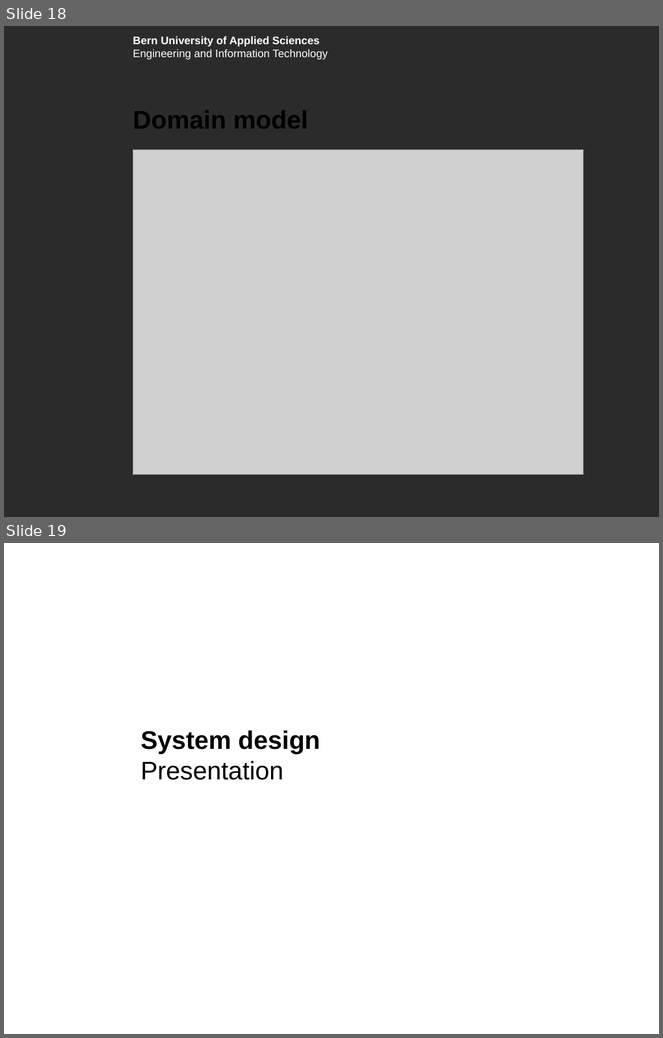
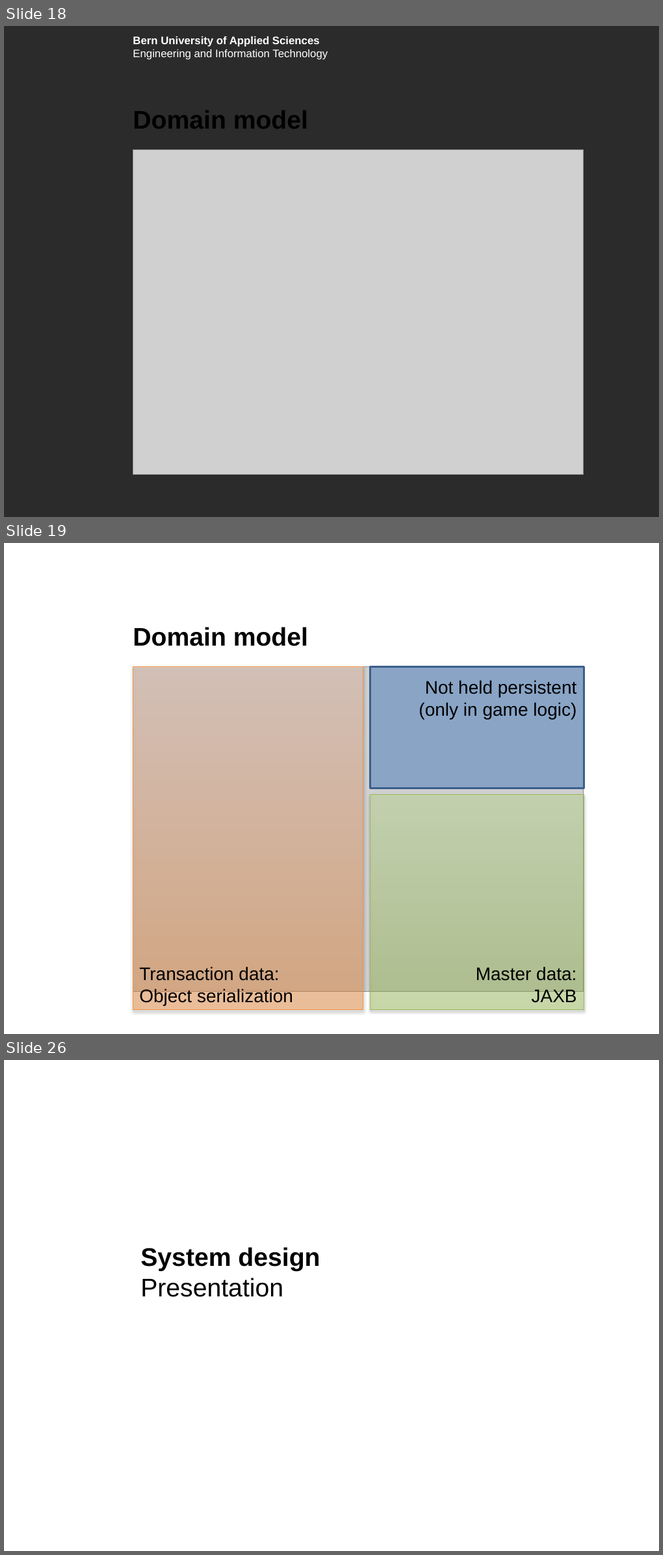
Before and after one commit to boskoop/comet-pinball, a slide deck: doc/presentation/presentation.pptx. Shown one above the other, each under a label of ours: slides 18 and 19 before the commit, slides 18, 19 and 26 after it; the slides between them are not shown. The pictures are 663x1038 and 663x1555 pixels, drawn with LibreOffice and Linux fonts; fonts in the diff are those of the drawing; grey boxes stand for pictures; background and template pictures are left out; a plain dark background stands for a picture behind light text. Boxes give left, top, right and bottom in pixels: in the first picture for what was removed or moved away, otherwise in the second. Text is boxed around its words. In the diff, an @@ line names an element or a change of style, - is before the commit and + after.

```diff
--- a/doc/presentation/presentation.pptx
+++ b/doc/presentation/presentation.pptx
@@ slide 19 added at (4, 543, 659, 1034), background picture (left out); not listed: 1 template element that a slide beside it also shows @@
@@ title added at (133, 627, 308, 646), 28 pt, text #000000, bold @@
+Domain model
@@ picture added at (133, 667, 584, 992) @@
@@ rectangle added at (133, 667, 363, 1010), fill gradient #FF953E to #FFD2BD, outline #F69240 0.75 pt @@
@@ rectangle added at (370, 667, 584, 789), fill #4F81BD at 55% opacity, outline #3A5F8C 2 pt @@
@@ text added at (419, 680, 577, 719), 20 pt, text #000000 @@
+Not held persistent
+(only in game logic)
@@ rectangle added at (370, 795, 584, 1010), fill gradient #A0CA4A to #DAFFA5, outline #98B955 0.75 pt @@
@@ text added at (139, 967, 293, 1006), 20 pt, text #000000 @@
+Transaction data:
+Object serialization
@@ text added at (476, 967, 577, 1003), 20 pt, text #000000 @@
+Master data:
+JAXB
@@ what was slide 19 is now slide 26 @@
```
Also in this commit, not shown: 1 slide changed, 6 other slides added, 1 other file.
